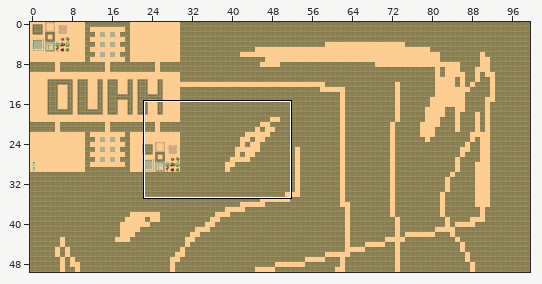
Tiled map: hubworld.tmx. Above: a wide view before the commit, with the close-up outlined.
Close-up. Old version:
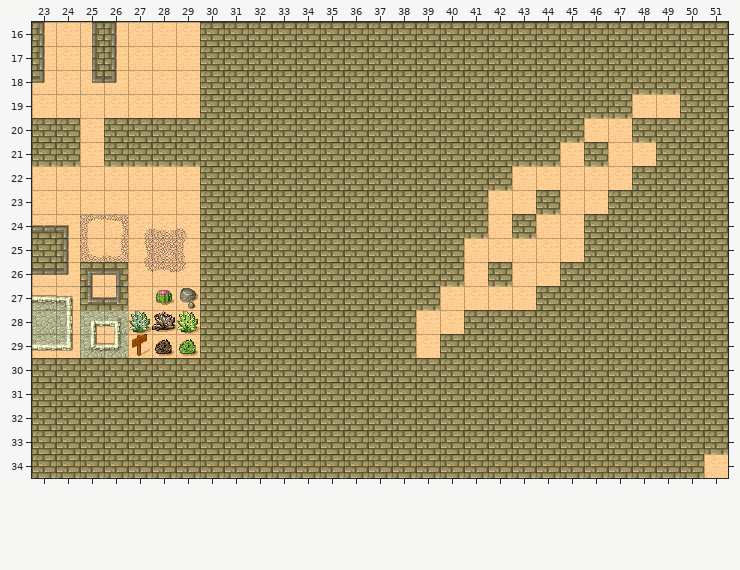
Cells are 32x32 px. Shown: x 23..51, y 16..34. The commit also changed other parts of the map, which this record leaves out.
Now the later version:
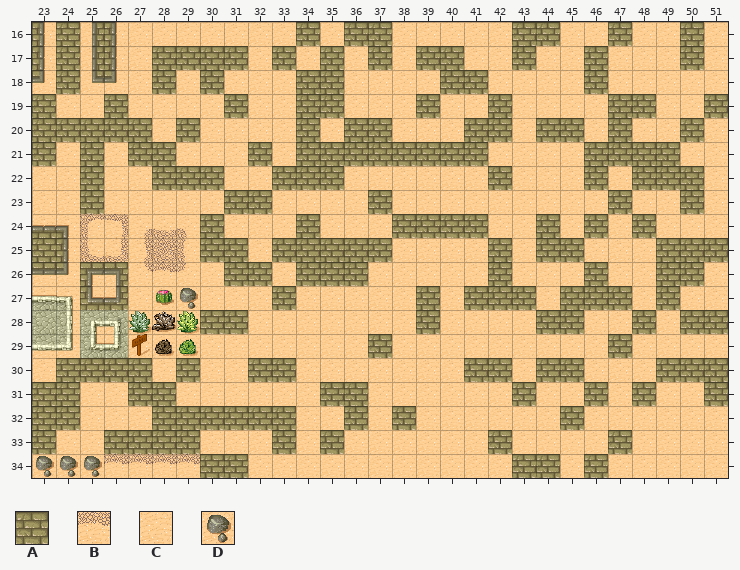
Key: from "tmw_desert_spacing": A 9, B 22, C 29, D 31.
_ is an empty cell.
Difference:
Layer "Tile Layer 1":
y 16: x 24 C -> A; x 30..33 AAAA -> CCCC; x 35 A -> C; x 38..42 AAAAA -> CCCCC; x 45..46 AA -> CC; x 48..49 AA -> CC; x 51 A -> C
y 17: x 24 C -> A; x 28..29 CC -> AA; x 32 A -> C; x 34 A -> C; x 36 A -> C; x 38 A -> C; x 41..42 AA -> CC; x 44..45 AA -> CC; x 47..49 AAA -> CCC; x 51 A -> C
y 18: x 24 C -> A; x 28 C -> A; x 31..33 AAA -> CCC; x 36..39 AAAA -> CCCC; x 42..45 AAAA -> CCCC; x 47..51 AAAAA -> CCCCC
y 19: x 23 C -> A; x 26 C -> A; x 30 A -> C; x 32..33 AA -> CC; x 36..38 AAA -> CCC; x 40..41 AA -> CC; x 43..46 AAAA -> CCCC; x 48 C -> A; x 50 A -> C
y 20: x 25 C -> A; x 28 A -> C; x 30..33 AAAA -> CCCC; x 35 A -> C; x 38..40 AAA -> CCC; x 43 A -> C; x 47..49 CAA -> ACC; x 51 A -> C
y 21: x 24..26 ACA -> CAC; x 29..31 AAA -> CCC; x 33 A -> C; x 42..44 AAA -> CCC; x 47..48 CC -> AA; x 50..51 AA -> CC
y 22: x 25 C -> A; x 28..29 CC -> AA; x 31..32 AA -> CC; x 36..41 AAAAAA -> CCCCCC; x 46 C -> A; x 51 A -> C
y 23: x 25 C -> A; x 30 A -> C; x 33..36 AAAA -> CCCC; x 38..41 AAAA -> CCCC; x 44 A -> C; x 48..49 AA -> CC; x 51 A -> C
y 24: x 31..33 AAA -> CCC; x 35..37 AAA -> CCC; x 43..44 AC -> CA; x 47 A -> C; x 49..51 AAA -> CCC
y 25: x 32 A -> C; x 38..40 AAA -> CCC; x 42 C -> A; x 44..48 CCAAA -> AACCC
y 26: x 30 A -> C; x 33 A -> C; x 37..40 AAAA -> CCCC; x 45 A -> C; x 47..48 AA -> CC; x 51 A -> C
y 27: x 30..32 AAA -> CCC; x 34..38 AAAAA -> CCCCC; x 41..44 CCCA -> AAAC; x 48 A -> C; x 50..51 AA -> CC
y 28: x 32..39 AAAAAAAC -> CCCCCCCA; x 41..43 AAA -> CCC; x 46..47 AA -> CC; x 49 A -> C
y 29: x 30..36 AAAAAAA -> CCCCCCC; x 38 A -> C; x 40..46 AAAAAAA -> CCCCCCC; x 48..51 AAAA -> CCCC
y 30: x 23 A -> C; x 28 A -> C; x 30..31 AA -> CC; x 34..40 AAAAAAA -> CCCCCCC; x 43 A -> C; x 46..48 AAA -> CCC
y 31: x 25..26 AA -> CC; x 29..34 AAAAAA -> CCCCCC; x 37..42 AAAAAA -> CCCCCC; x 44..45 AA -> CC; x 47 A -> C; x 49..50 AA -> CC
y 32: x 25..27 AAA -> CCC; x 34..35 AA -> CC; x 37 A -> C; x 39..44 AAAAAA -> CCCCCC; x 46..51 AAAAAA -> CCCCCC
y 33: x 24..25 AA -> CC; x 30..32 AAA -> CCC; x 34 A -> C; x 36..41 AAAAAA -> CCCCCC; x 43..46 AAAA -> CCCC; x 48..51 AAAA -> CCCC
y 34: x 23..29 AAAAAAA -> DDDBBBB; x 32..42 AAAAAAAAAAA -> CCCCCCCCCCC; x 45 A -> C; x 47..50 AAAA -> CCCC
